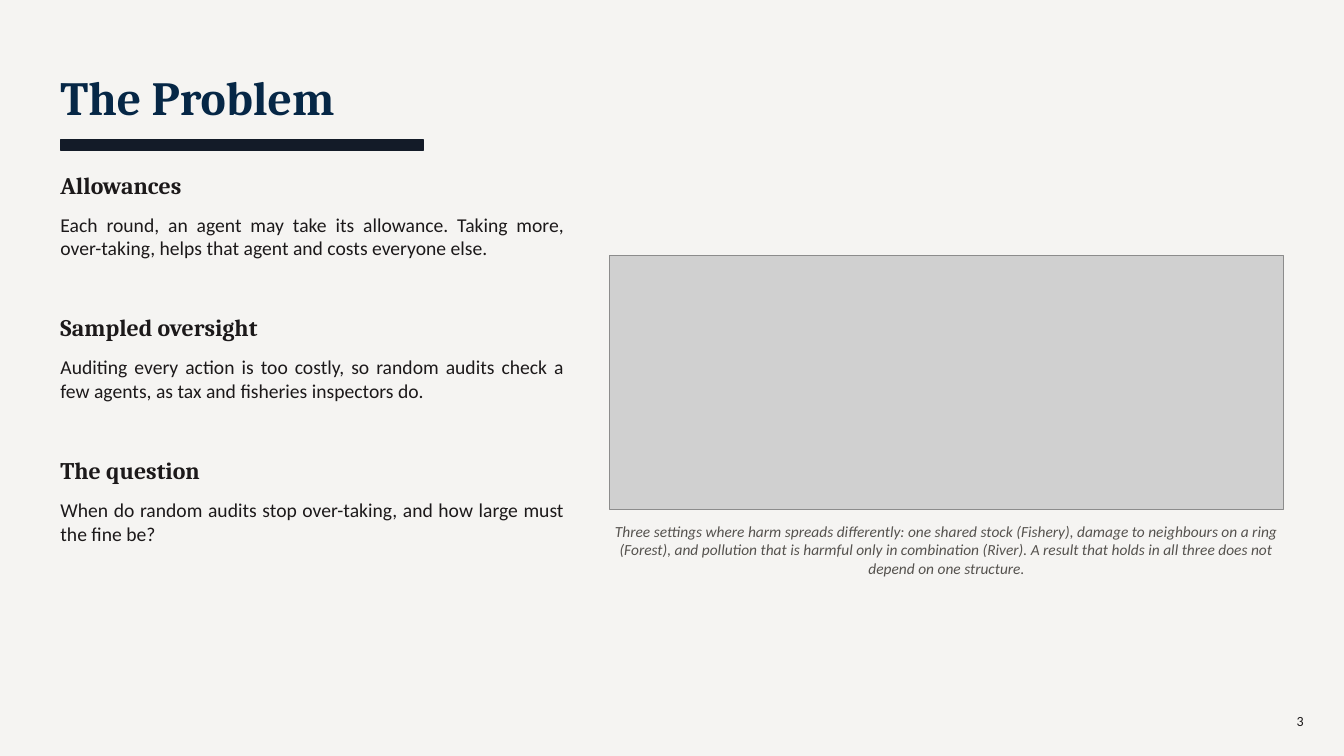
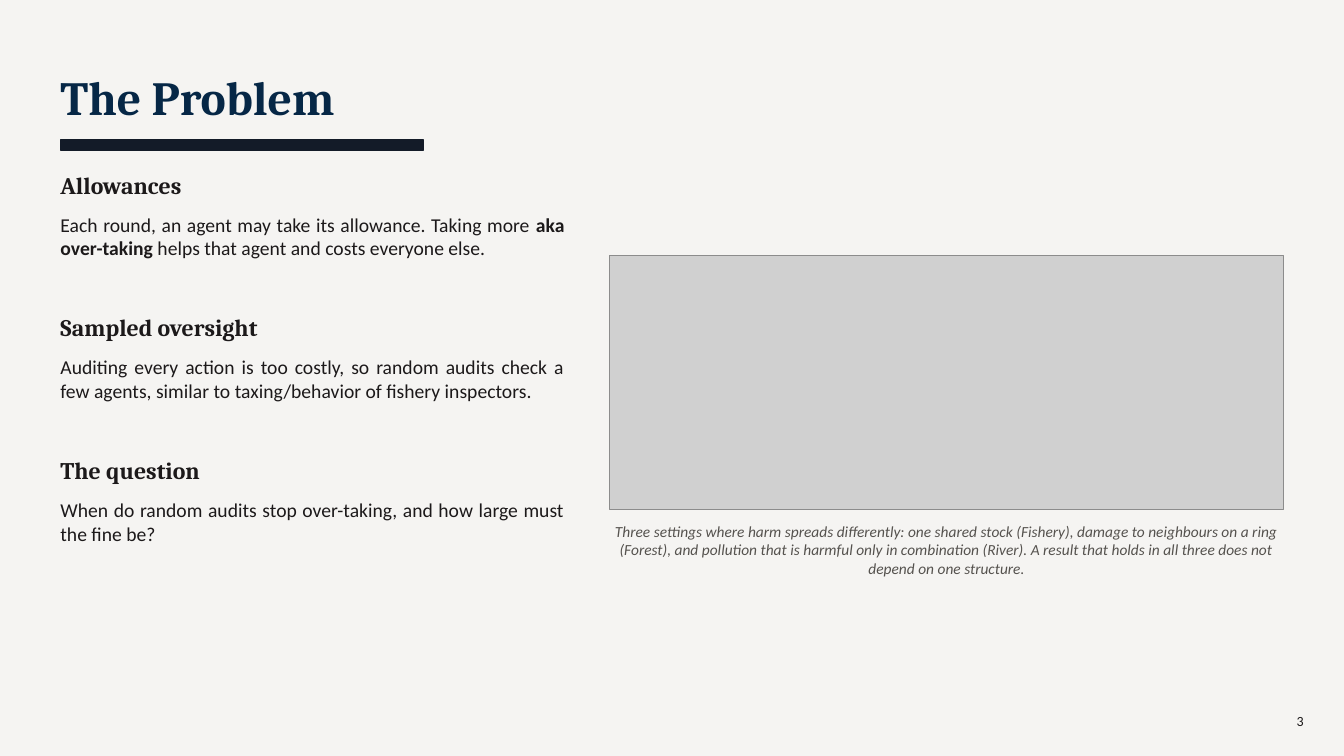
Before and after one commit to TallowCatch/invasion-commons, a slide deck: slide 3 of notes/slides/2026-10-13_phd_catchup/phd_catchup_2026-10-13.pptx. Drawn at 1344x756 pixels with LibreOffice and Linux fonts; fonts in the diff are those of the drawing; grey boxes stand for pictures. Boxes give left, top, right and bottom in pixels: in the first picture for what was removed or moved away, otherwise in the second. Text is boxed around its words. In the diff, an @@ line names an element or a change of style, - is before the commit and + after.

```diff
--- a/notes/slides/2026-10-13_phd_catchup/phd_catchup_2026-10-13.pptx
+++ b/notes/slides/2026-10-13_phd_catchup/phd_catchup_2026-10-13.pptx
@@ text at (60,218,565,259): text changed @@
-Each round, an agent may take its allowance. Taking more, over-taking, helps that agent and costs everyone else.
+Each round, an agent may take its allowance. Taking more aka over-taking helps that agent and costs everyone else.
@@ text at (60,360,563,402): text changed @@
-Auditing every action is too costly, so random audits check a few agents, as tax and fisheries inspectors do.
+Auditing every action is too costly, so random audits check a few agents, similar to taxing/behavior of fishery inspectors.
```
Also in this commit, not shown: 1 other slide changed, 1 other file.
